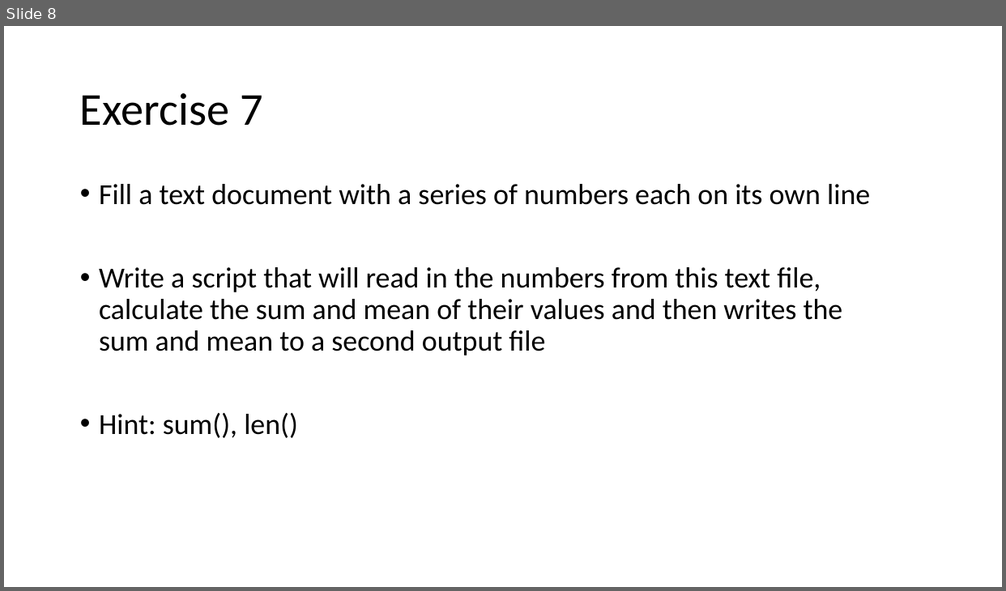
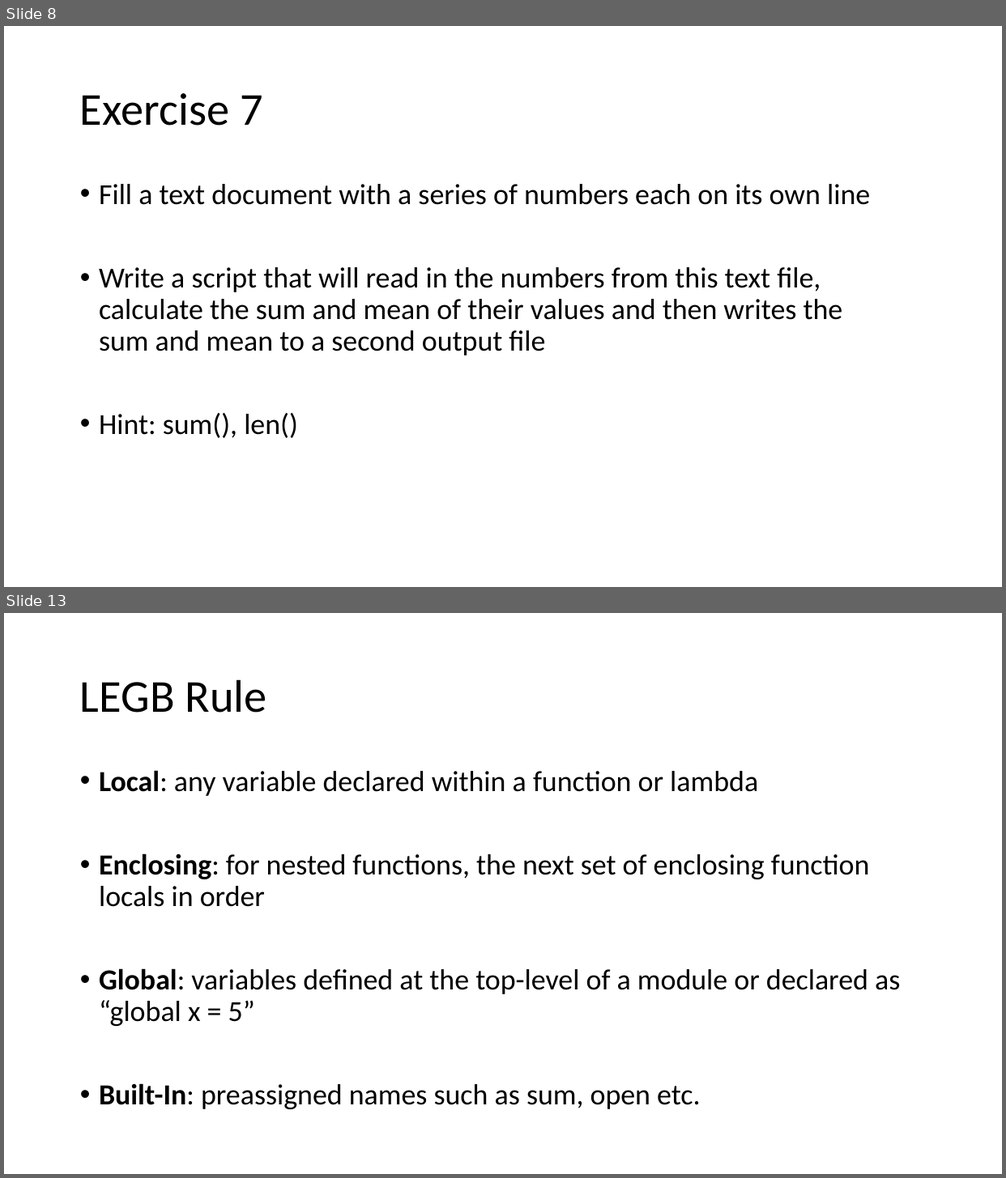
Before and after one commit to bunnylab/intropython-workshop, a slide deck: slides/day2.pptx. Shown one above the other, each under a label of ours: slide 8 before the commit, slides 8 and 13 after it; the slides between them are not shown. The pictures are 1006x591 and 1006x1178 pixels, drawn with LibreOffice and Linux fonts; fonts in the diff are those of the drawing. Boxes give left, top, right and bottom in pixels: in the first picture for what was removed or moved away, otherwise in the second. Text is boxed around its words. In the diff, an @@ line names an element or a change of style, - is before the commit and + after.

```diff
--- a/slides/day2.pptx
+++ b/slides/day2.pptx
@@ slide 13 added at (x1=4, y1=613, x2=1002, y2=1174), background #FFFFFF @@
@@ title added at (x1=80, y1=679, x2=267, y2=713), 44 pt, text #000000 @@
+LEGB Rule
@@ text added at (x1=99, y1=770, x2=900, y2=1110), 28 pt, text #000000 @@
+• Local: any variable declared within a function or lambda
+• Enclosing: for nested functions, the next set of enclosing function locals in order
+• Global: variables defined at the top-level of a module or declared as “global x = 5”
+• Built-In: preassigned names such as sum, open etc.
```
Also in this commit, not shown: 2 slides changed, 7 other slides added, 25 other files.
